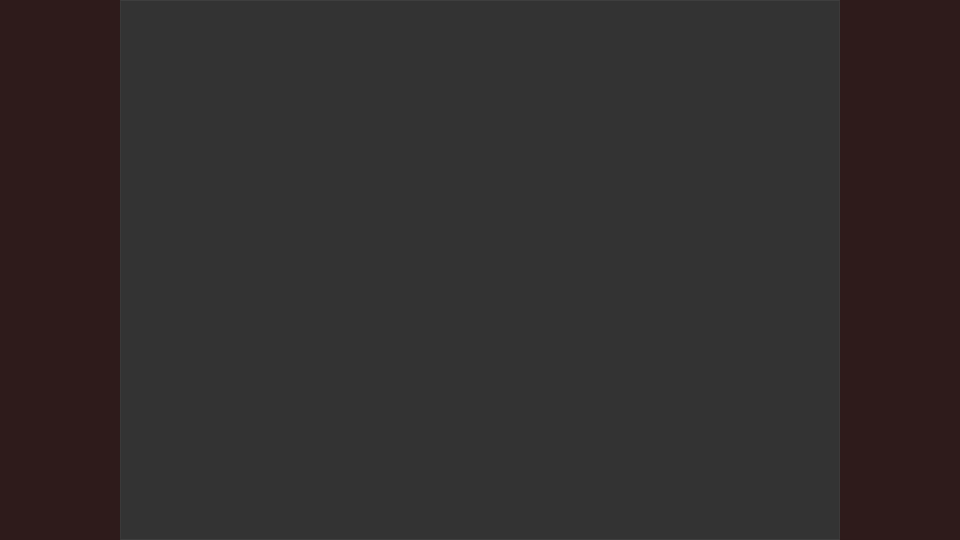
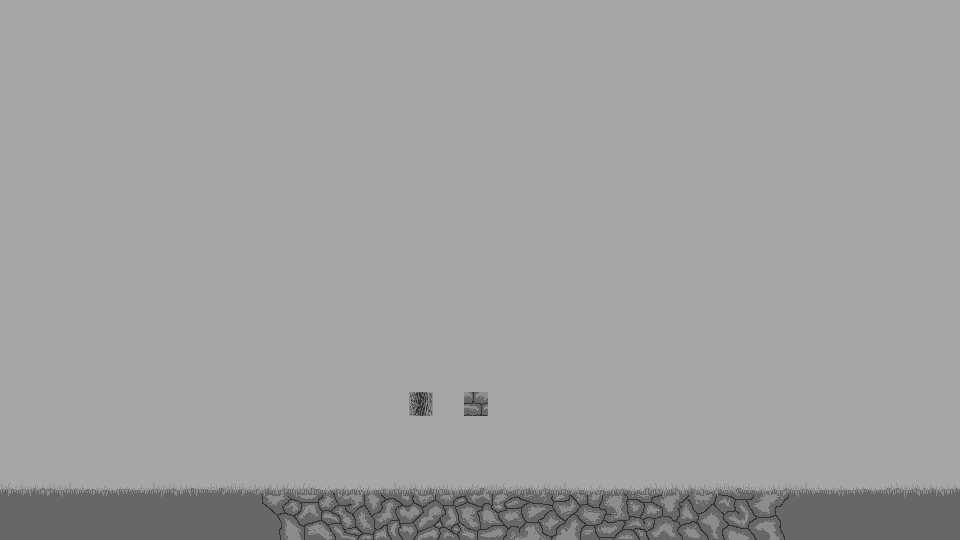
Two versions of the same layered image (960x540). Layer-by-layer changes:
removed layer "16:9" over 0, 0, 960, 540
removed layer "4:3" over 120, 0, 840, 540
added layer "Grass" above "Brick" over 0, 483, 960, 497
added layer "Brick" above "Log" over 464, 392, 488, 416
added layer "Log" above "Base" over 409, 392, 433, 416
added layer "Ground" above "Sky" over 0, 492, 960, 540
added layer "Sky" over 0, 0, 960, 540
